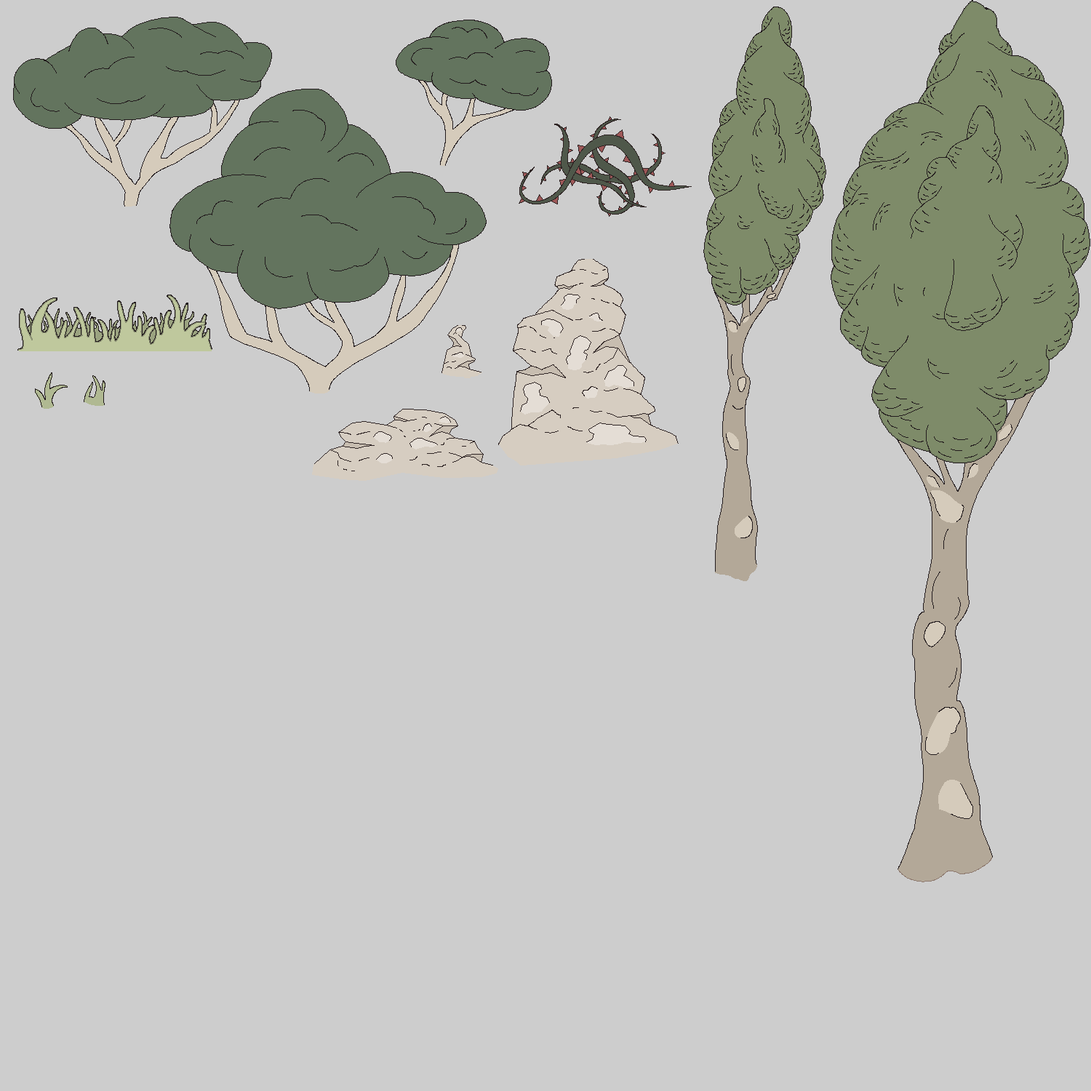
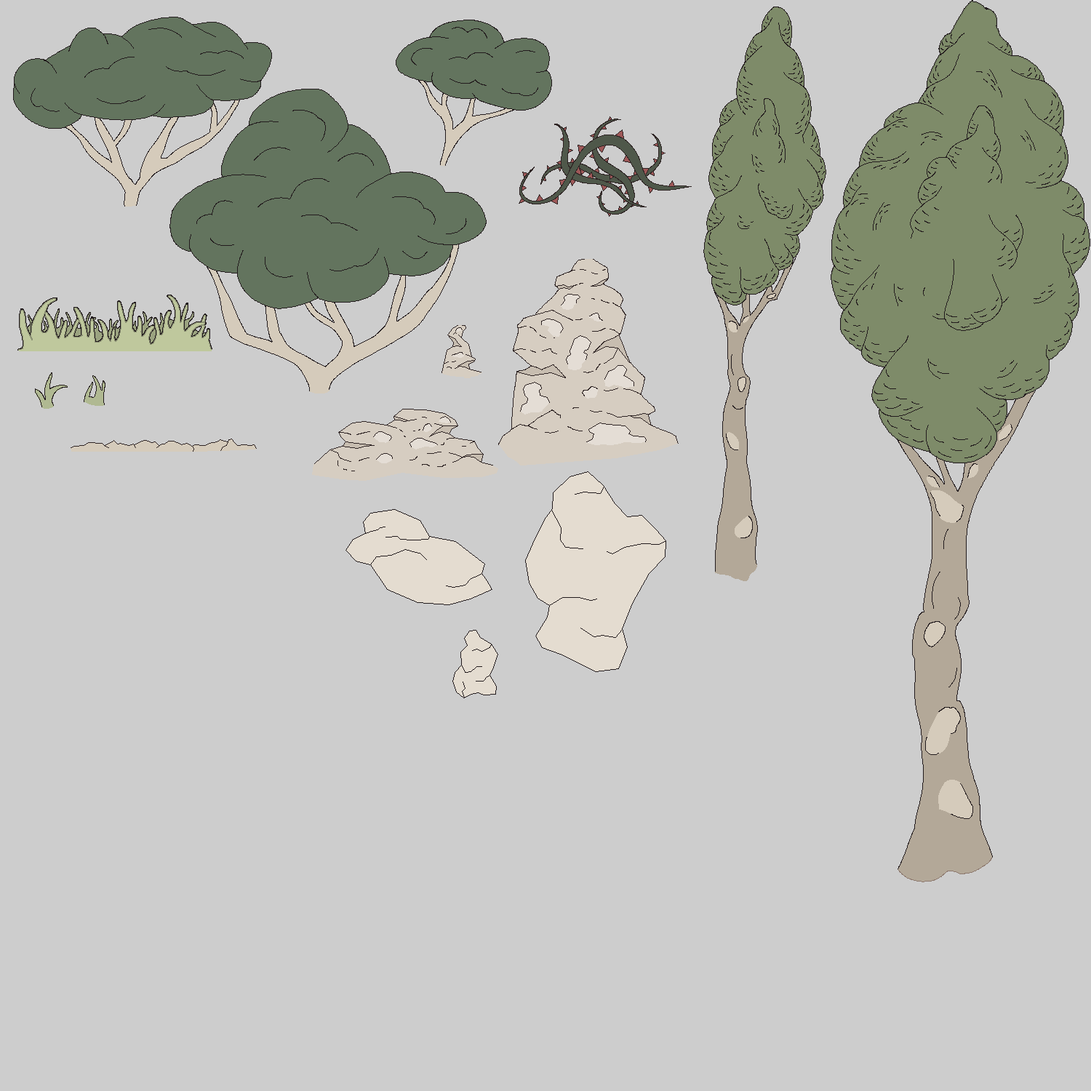
Comparing the layer stacks of the two 1091px x 1091px images. Changes:
added layer "Caillou" above "Détail cayou 3" over [70, 438, 257, 452]
added layer "Détail cayou 3" above "Détail cayou 4" over [525, 471, 667, 673]
added layer "Détail cayou 4" above "Détail cayou 2" over [452, 630, 499, 699]
added layer "Détail cayou 2" above "Rocher 3" over [345, 509, 493, 606]
